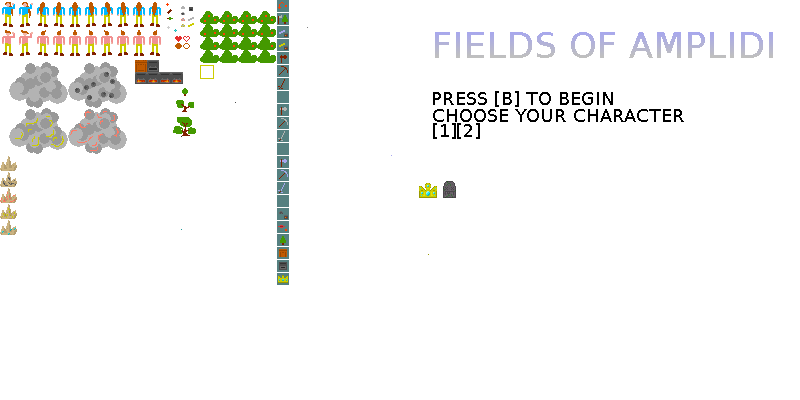
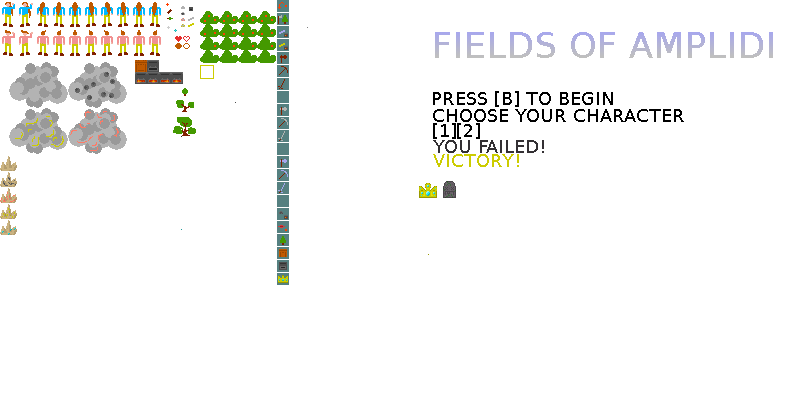
Comparing the layer stacks of the two 800px x 400px images. Changes:
added layer "YOU FAILED!" above "VICTORY!" over (433, 140, 544, 153)
added layer "VICTORY!" above "Hintergrund" over (433, 154, 519, 167)
